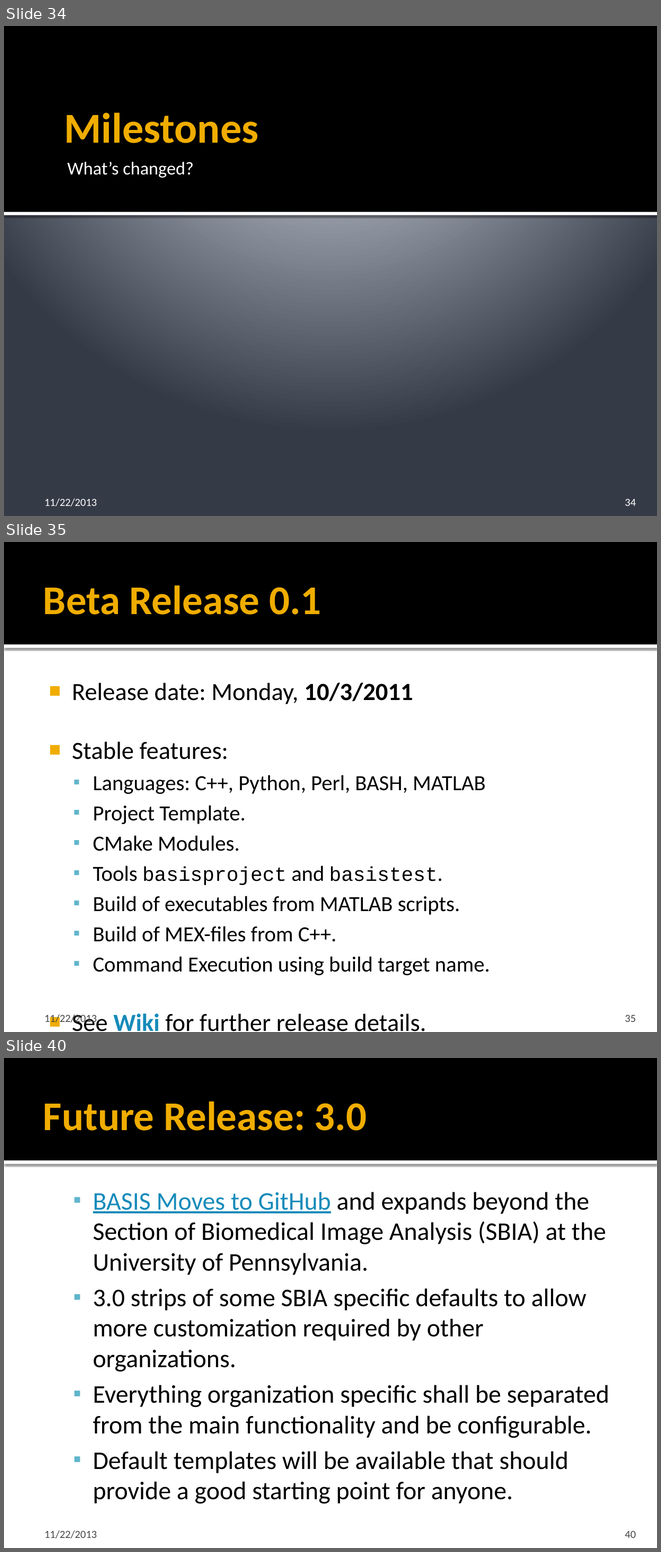
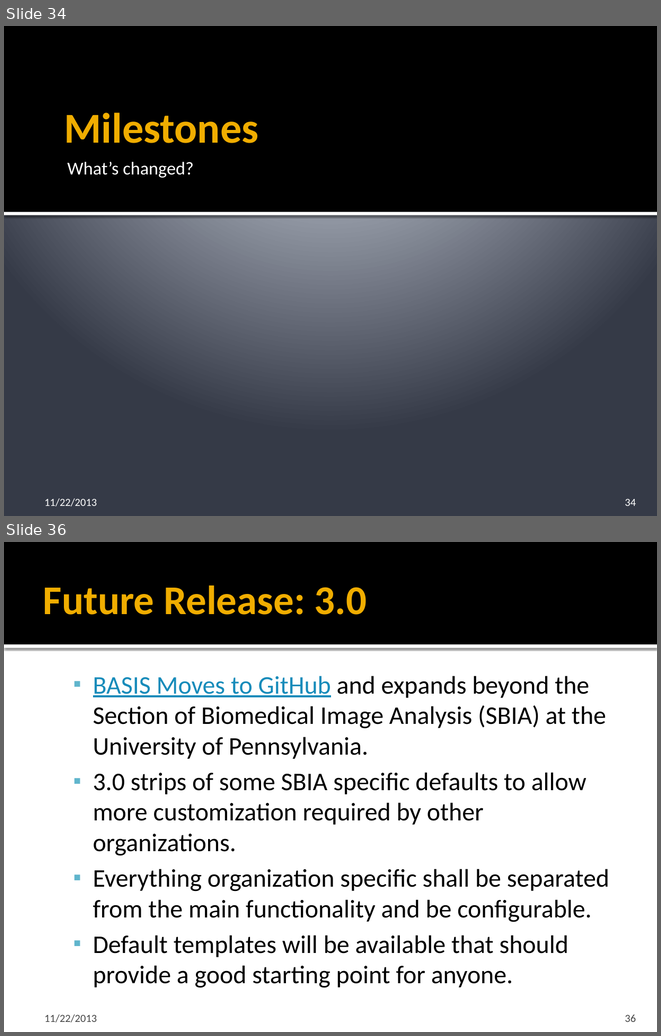
Before and after one commit to cmake-basis/legacy, a slide deck: doc/BASIS_Introduction.pptx. Shown one above the other, each under a label of ours: slides 34, 35 and 40 before the commit, slides 34 and 36 after it; the slides between them are not shown. The pictures are 661x1552 and 661x1036 pixels, drawn with LibreOffice and Linux fonts; fonts in the diff are those of the drawing. Boxes give left, top, right and bottom in pixels: in the first picture for what was removed or moved away, otherwise in the second. Text is boxed around its words. In the diff, an @@ line names an element or a change of style, - is before the commit and + after.

```diff
--- a/doc/BASIS_Introduction.pptx
+++ b/doc/BASIS_Introduction.pptx
@@ slide 35 removed at (x1=4, y1=542, x2=657, y2=1032), background #FFFFFF; not listed: 2 template elements that a slide beside it also shows @@
@@ title removed at (x1=43, y1=585, x2=321, y2=615) @@
-Beta Release 0.1
@@ text removed at (x1=72, y1=682, x2=490, y2=1031) @@
-■ Release date: Monday, 10/3/2011
-■ Stable features:
-  ▪ Languages: C++, Python, Perl, BASH, MATLAB
-  ▪ Project Template.
-  ▪ CMake Modules.
-  ▪ Tools basisproject and basistest.
-  ▪ Build of executables from MATLAB scripts.
-  ▪ Build of MEX-files from C++.
-  ▪ Command Execution using build target name.
-■ See Wiki for further release details.
@@ text removed at (x1=44, y1=1014, x2=97, y2=1025) @@
-11/22/2013
@@ page number removed at (x1=625, y1=1014, x2=636, y2=1022) @@
-35
@@ what was slide 40 is now slide 36 @@
@@ page number at (x1=625, y1=1014, x2=636, y2=1022): text changed @@
-40
+36
```
Also in this commit, not shown: 11 slides changed, 3 other slides removed, 1 other file.
